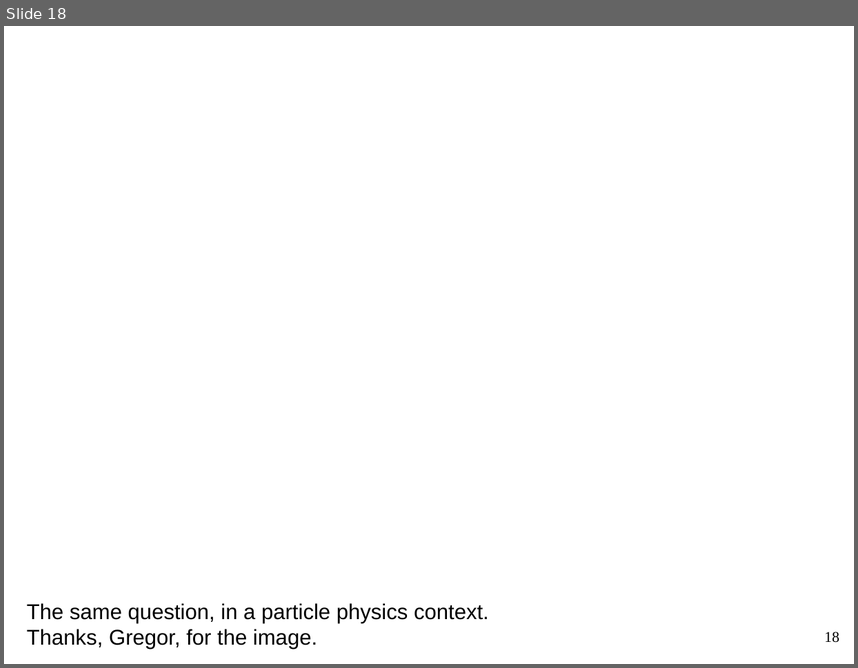
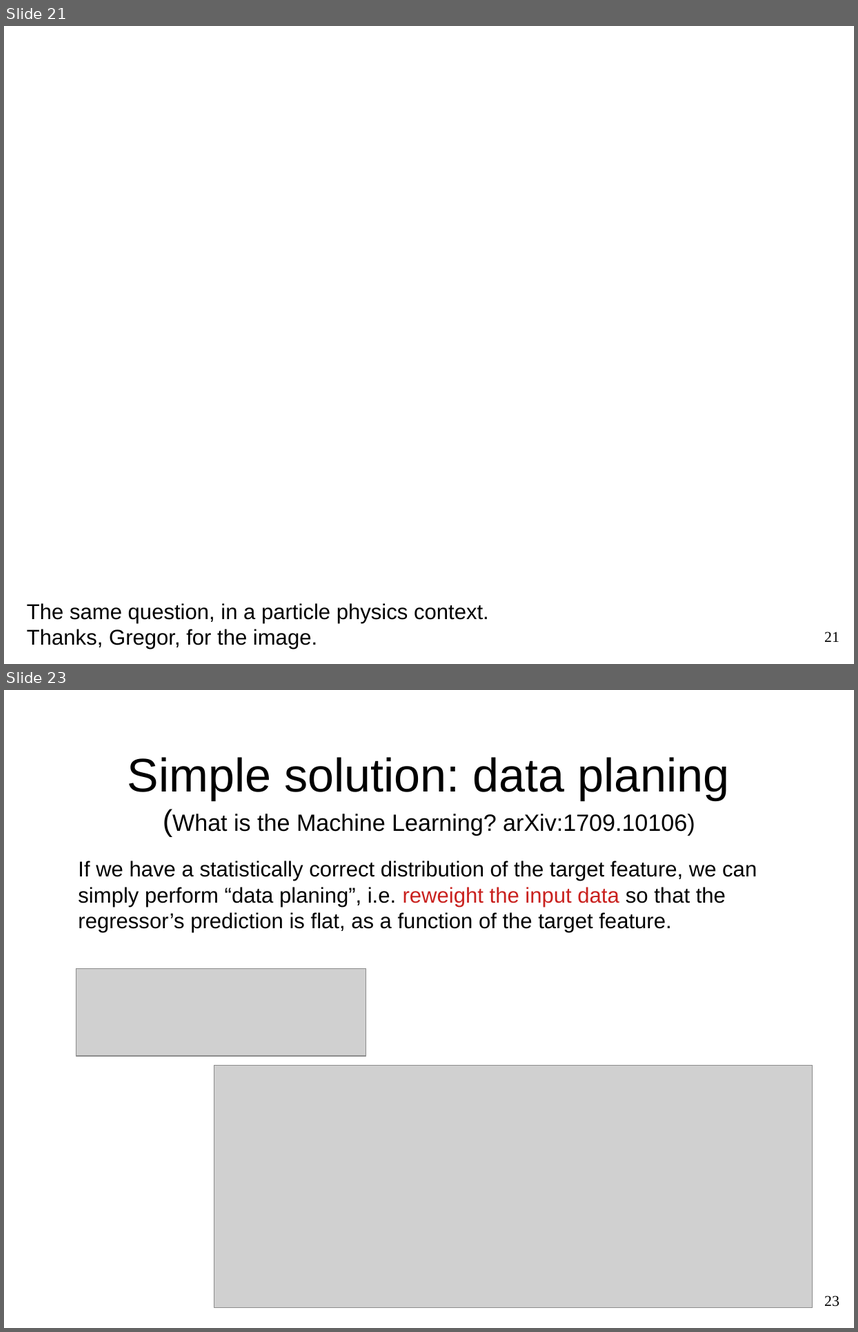
Before and after one commit to WolfgangWaltenberger/winterschool, a slide deck: systematics.odp. Shown one above the other, each under a label of ours: slide 18 before the commit, slides 21 and 23 after it; the slides between them are not shown. The pictures are 858x668 and 858x1332 pixels, drawn with LibreOffice and Linux fonts; fonts in the diff are those of the drawing; grey boxes stand for pictures; background and template pictures are left out. Boxes give left, top, right and bottom in pixels: in the first picture for what was removed or moved away, otherwise in the second. Text is boxed around its words. In the diff, an @@ line names an element or a change of style, - is before the commit and + after.

```diff
--- a/systematics.odp
+++ b/systematics.odp
@@ slide 23 added at (4, 690, 854, 1328), background #FFFFFF @@
@@ title added at (128, 757, 729, 836), 22 pt, text #000000 @@
+Simple solution: data planing
+(What is the Machine Learning? arXiv:1709.10106)
@@ text added at (78, 860, 757, 932), 20 pt, text #000000 @@
+If we have a statistically correct distribution of the target feature, we can simply perform “data planing”, i.e. reweight the input data so that the regressor’s prediction is flat, as a function of the target feature.
@@ picture added at (76, 969, 366, 1056) @@
@@ picture added at (214, 1065, 813, 1308) @@
@@ page number added at (824, 1295, 840, 1306), 14 pt, text #000000 @@
+23
@@ what was slide 18 is now slide 21 @@
@@ page number at (824, 631, 840, 641): text changed @@
-18
+21
```
Also in this commit, not shown: 3 slides changed, 6 other slides added, 2 slides removed, 1 other file.
